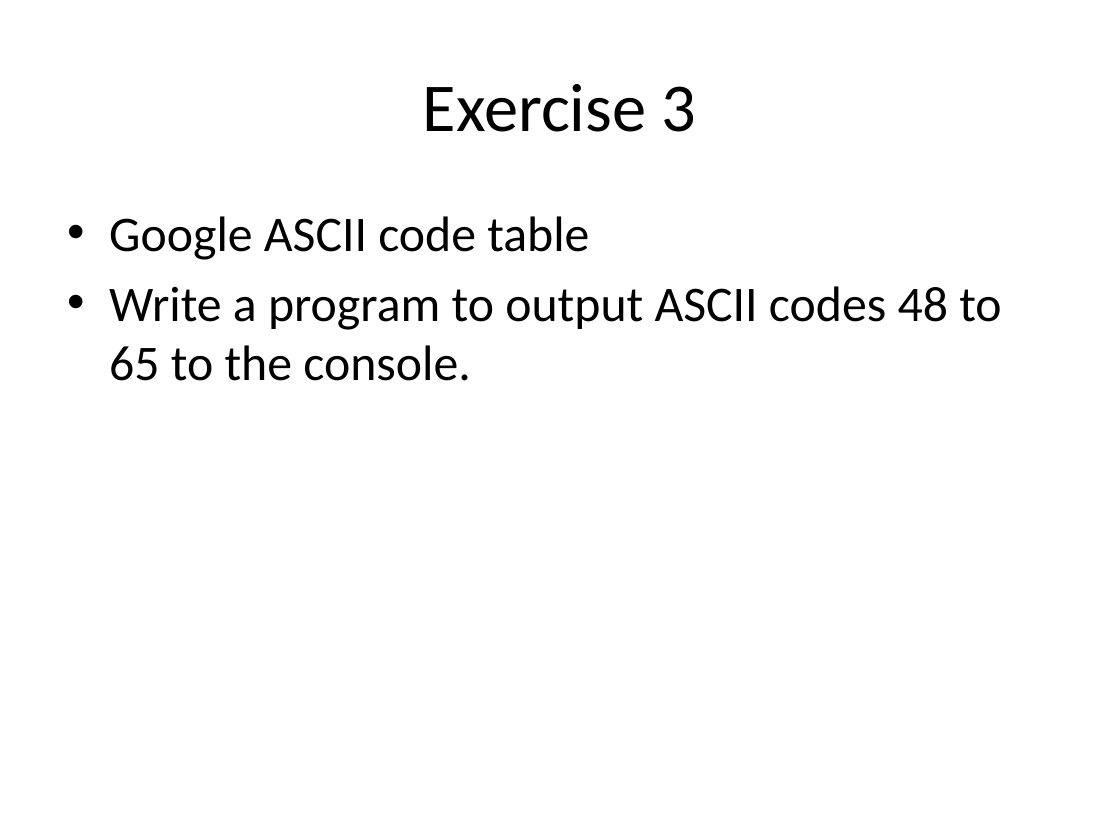
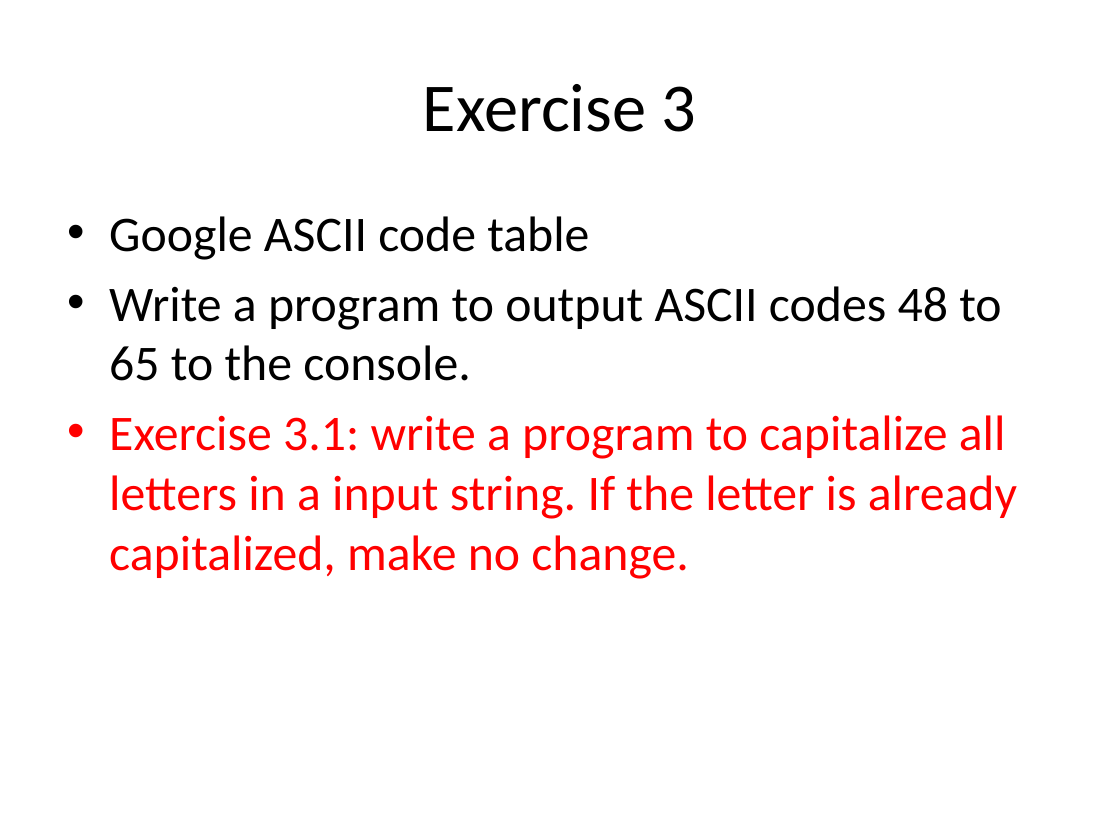
Before and after one commit to cthomasyeh/IOI, a slide deck: slide 11 of Introduction to C++ Programming Language.pptx. Drawn at 1120x840 pixels with LibreOffice and Linux fonts; fonts in the diff are those of the drawing. Boxes give left, top, right and bottom in pixels: in the first picture for what was removed or moved away, otherwise in the second. Text is boxed around its words. In the diff, an @@ line names an element or a change of style, - is before the commit and + after.

```diff
--- a/Introduction to C++ Programming Language.pptx
+++ b/Introduction to C++ Programming Language.pptx
@@ text at bbox=[109, 415, 1017, 579]: paragraph added @@
+• Exercise 3.1: write a program to capitalize all letters in a input string. If the letter is already capitalized, make no change.
```
Also in this commit, not shown: 6 other slides changed, 11 slides added, 5 other files.
